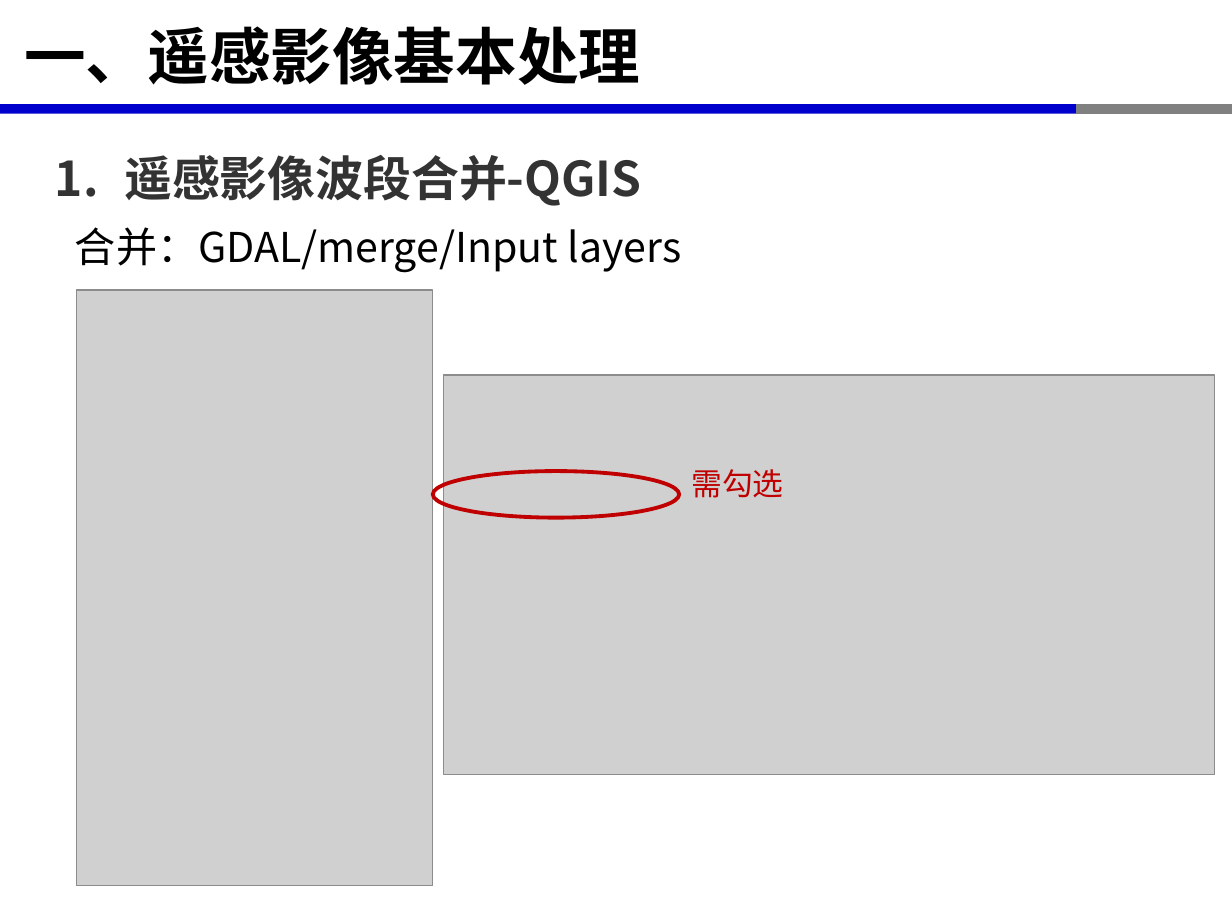
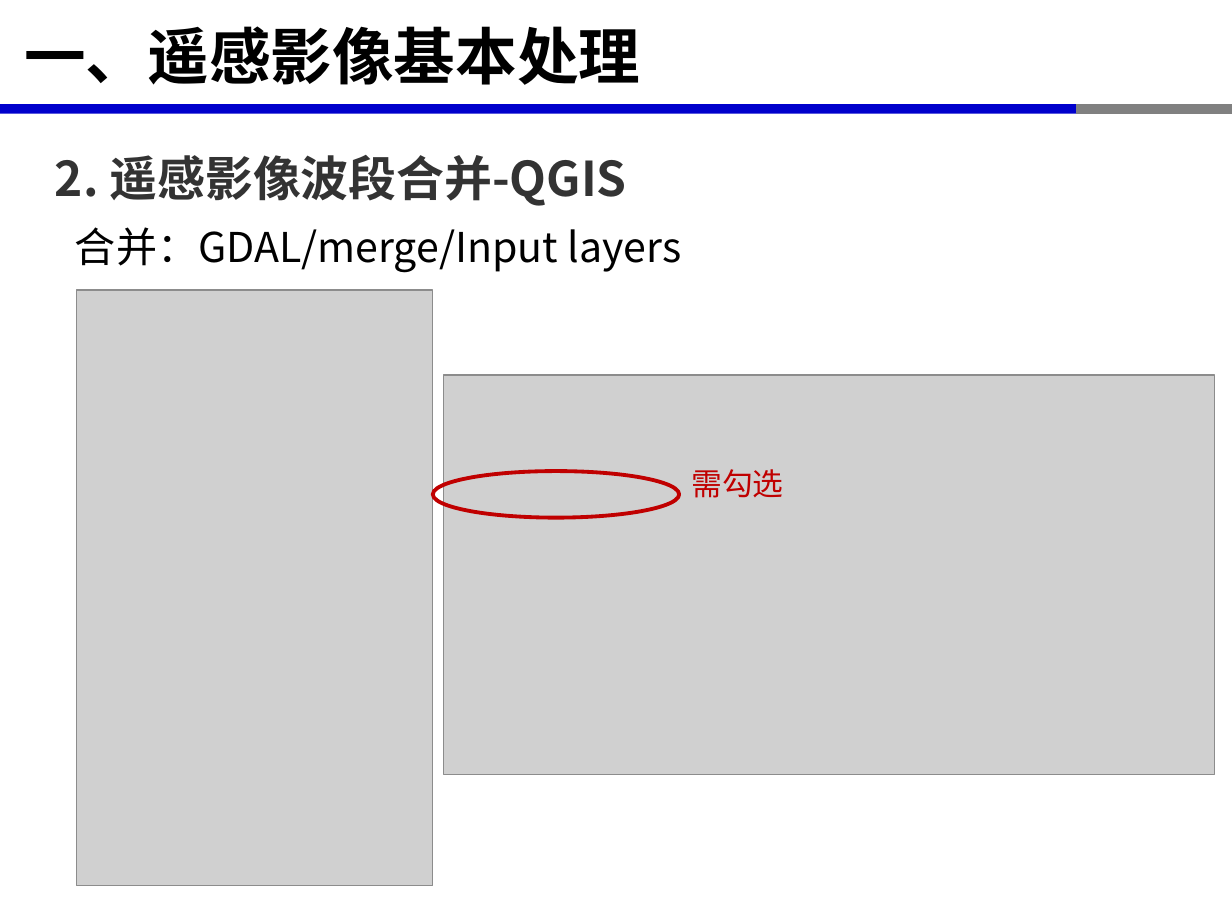
Before and after one commit to xinluo2018/spatial-data-processing, a slide deck: slide 11 of 第6章-栅格数据处理及分析/第2节-栅格数据处理.pptx (slide 9 before the commit). Drawn at 1232x924 pixels with LibreOffice and Linux fonts; fonts in the diff are those of the drawing; grey boxes stand for pictures. Boxes give left, top, right and bottom in pixels: in the first picture for what was removed or moved away, otherwise in the second. Text is boxed around its words. In the diff, an @@ line names an element or a change of style, - is before the commit and + after.

```diff
--- a/第6章-栅格数据处理及分析/第2节-栅格数据处理.pptx
+++ b/第6章-栅格数据处理及分析/第2节-栅格数据处理.pptx
@@ text at (55, 155, 627, 206): text changed @@
-1. 遥感影像波段合并-QGIS
+2. 遥感影像波段合并-QGIS
```
Also in this commit, not shown: 8 other slides changed, 5 slides added, 7 slides removed, 19 other files.
